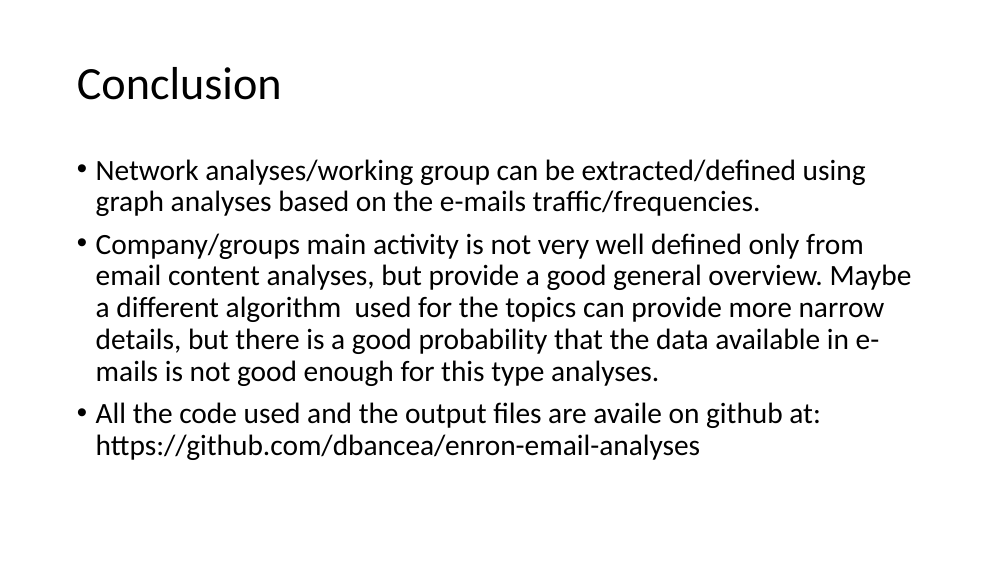
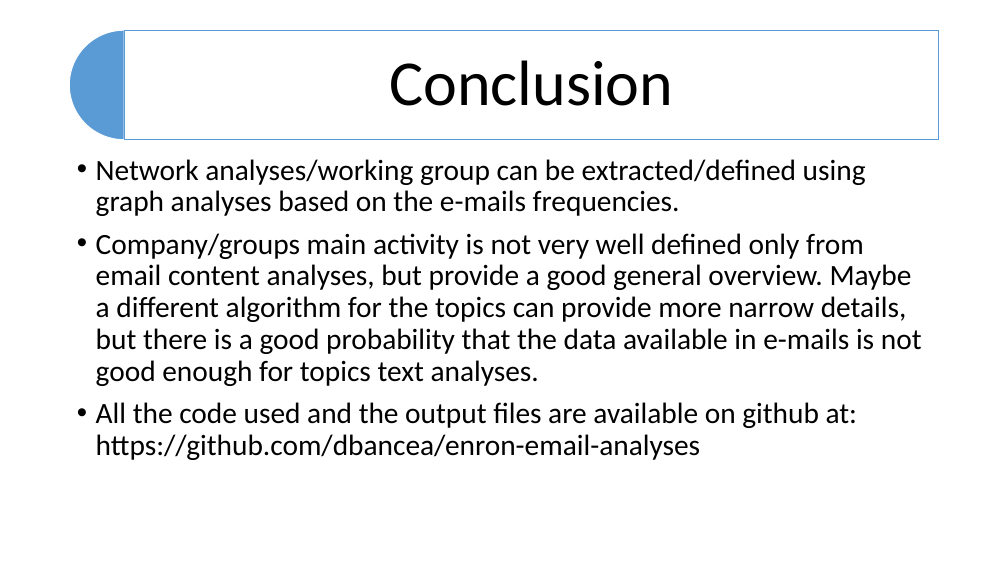
Before and after one commit to dbancea/enron-email-analyses, a slide deck: slide 8 of enron_email_analyses.pptx. Drawn at 1008x567 pixels with LibreOffice and Linux fonts; fonts in the diff are those of the drawing. Boxes give left, top, right and bottom in pixels: in the first picture for what was removed or moved away, otherwise in the second. Text is boxed around its words. In the diff, an @@ line names an element or a change of style, - is before the commit and + after.

```diff
--- a/enron_email_analyses.pptx
+++ b/enron_email_analyses.pptx
@@ pie slice (boxed as its full ellipse) added at <box>70,30,179,140</box>, fill #5B9BD5, outline #FFFFFF 1 pt @@
@@ text "Conclusion": place and size @@
-text "Conclusion" at <box>77,67,282,100</box>
+text "Conclusion" at <box>389,60,673,106</box>
@@ text "Conclusion" at <box>389,60,673,106</box>: size 44 to 61 pt; alignment left to centre; more space between paragraphs @@
@@ rectangle added at <box>124,30,939,140</box>, fill #FFFFFF at 90% opacity, outline #5B9BD5 1 pt @@
@@ text at <box>96,159,922,460</box>: text changed @@
-• Network analyses/working group can be extracted/defined using graph analyses based on the e-mails traffic/frequencies.
-• Company/groups main activity is not very well defined only from email content analyses, but provide a good general overview. Maybe a different algorithm used for the topics can provide more narrow details, but there is a good probability that the data available in e-mails is not good enough for this type analyses.
-• All the code used and the output files are availe on github at: https://github.com/dbancea/enron-email-analyses
+• Network analyses/working group can be extracted/defined using graph analyses based on the e-mails frequencies.
+• Company/groups main activity is not very well defined only from email content analyses, but provide a good general overview. Maybe a different algorithm for the topics can provide more narrow details, but there is a good probability that the data available in e-mails is not good enough for topics text analyses.
+• All the code used and the output files are available on github at: https://github.com/dbancea/enron-email-analyses
```
Also in this commit, not shown: 7 other slides changed, 4 other files.
